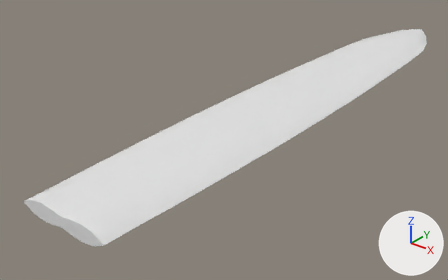
Two versions of the glTF model godot/assets/waffen/modelle/messerklinge/t1_4.glb, one commit apart.
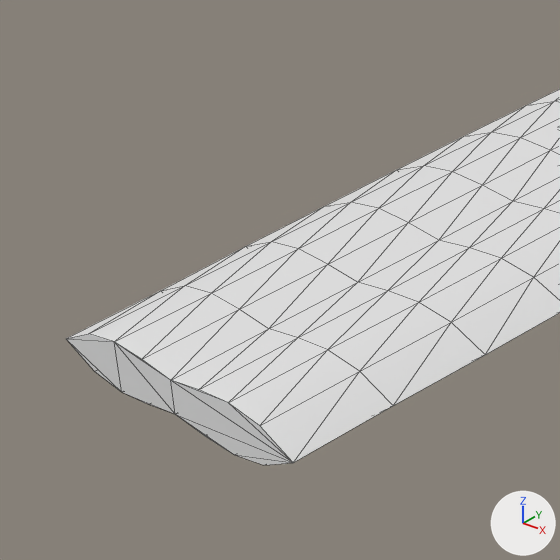
Each version is shown whole from a 50 mm lens placed at (0.1342, -0.0048, 0.1019), pointed at (-0.0195, 0.1872, -0.0172), then close up on the part from 0% to 44% of the width and 29% to 100% of the height. Lighting does not change. The marker at lower right points along +X, +Y and +Z. The first two pictures are the older version. The close-ups show mesh edges as thin lines. Vertices at exactly the same position are counted once.

Names of what the first close-up shows: 'messerklinge_t1_4'.
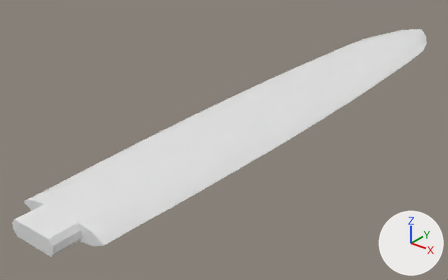
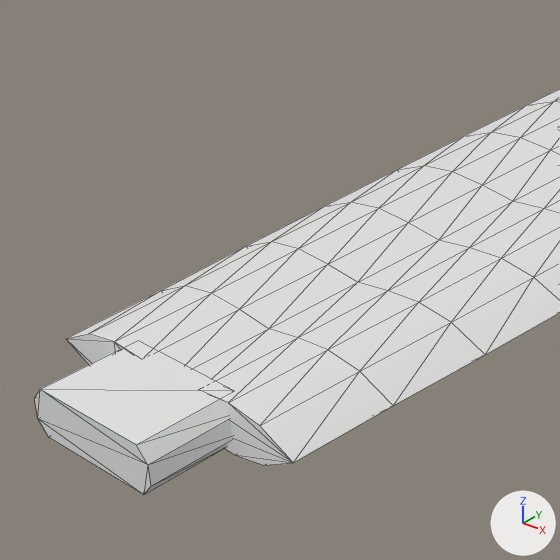
Boxes [x1, y1, x2, y2] around the edits, measured in the close-ups (560 x 560 px):
```json
{"object": "messerklinge_t1_4", "change": "reshaped", "before": [66, 89, 560, 465], "after": [34, 89, 560, 495]}
{"part": 1, "of": "me_messerklinge_t1_4", "change": "added", "after": [34, 344, 233, 495]}
```

Scene script edits in JSON lines:
```json
{"block": "me_messerklinge_t1_4", "where": "# used by ob_messerklinge_t1_4; location = (0.0, 0.0, 0.0)"}
{"op": "remove", "block": "me_messerklinge_t1_4", "code": "me_messerklinge_t1_4.from_pydata(...)  # 321 vertices, 638 faces; spans x -0.022..0.022, y 0.086..0.351, z -0.003..0.003"}
{"op": "add", "block": "me_messerklinge_t1_4", "code": "me_messerklinge_t1_4.from_pydata(...)  # 337 vertices, 666 faces; spans x -0.022..0.022, y 0.076..0.351, z -0.003..0.003"}
{"block": "me_messerklinge_t1_4", "change": "me_messerklinge_t1_4 part 1: a new loose piece of 16 vertices spanning x -0.009..0.009, y 0.076..0.088, z -0.003..0.003, in mat_klinge (white #e7e7e7)"}
```
